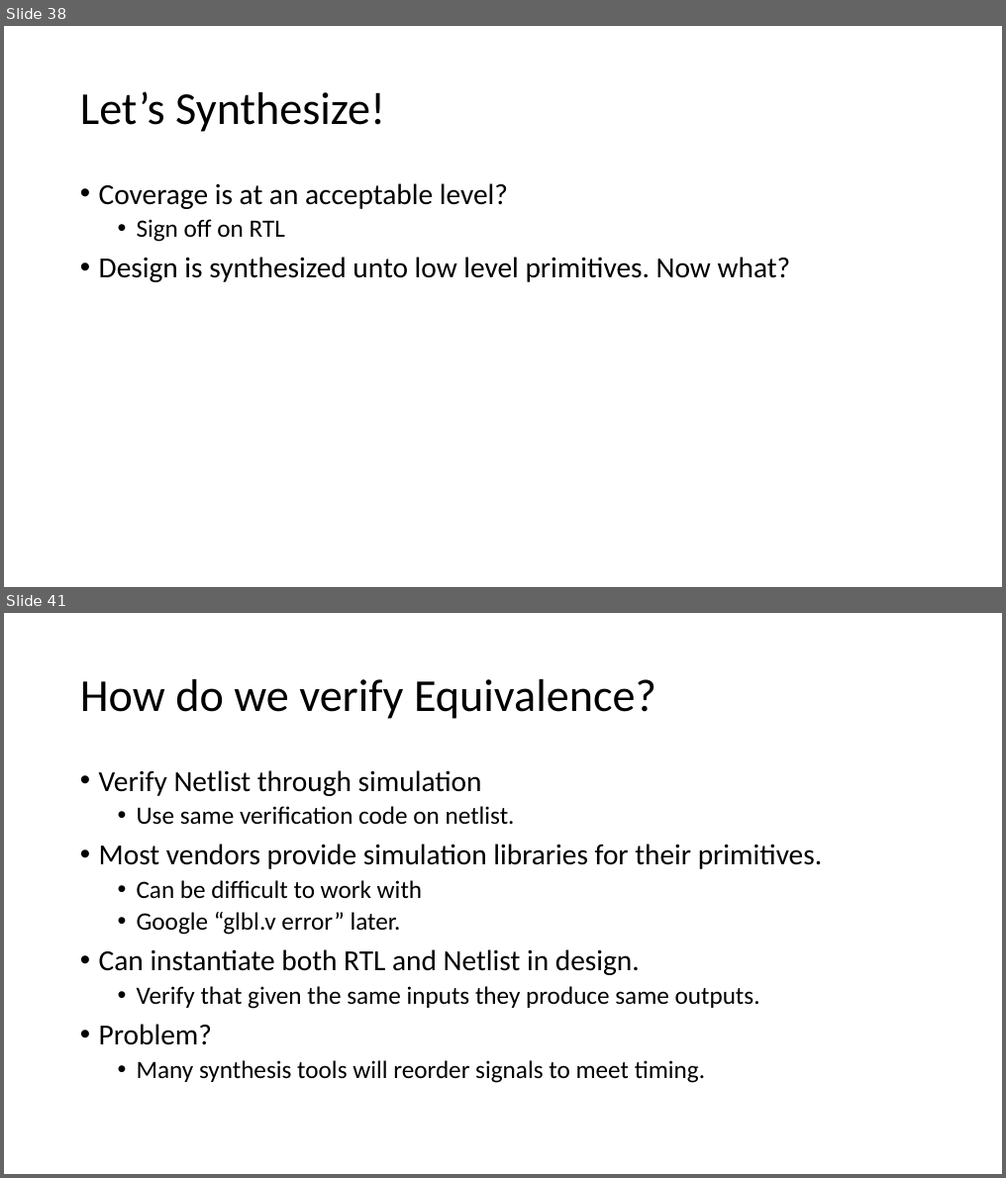
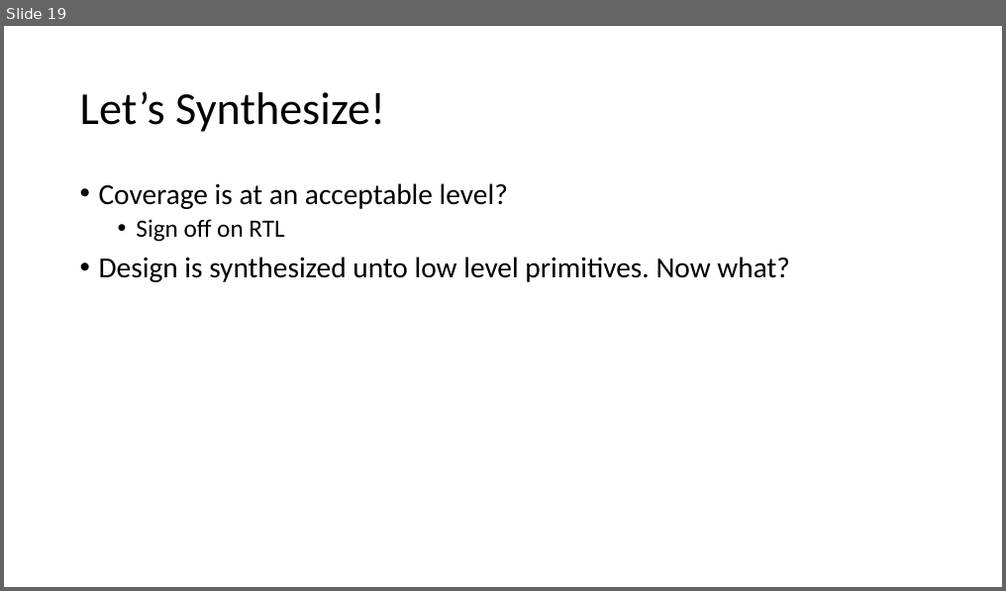
Before and after one commit to isomoye/EEGR471, a slide deck: sections/Segment_7.pptm. Shown one above the other, each under a label of ours: slides 38 and 41 before the commit, slide 19 after it; the slides between them are not shown. The pictures are 1006x1178 and 1006x591 pixels, drawn with LibreOffice and Linux fonts; fonts in the diff are those of the drawing. Boxes give left, top, right and bottom in pixels: in the first picture for what was removed or moved away, otherwise in the second. Text is boxed around its words. In the diff, an @@ line names an element or a change of style, - is before the commit and + after.

```diff
--- a/sections/Segment_7.pptm
+++ b/sections/Segment_7.pptm
@@ slide 41 removed at <box>4,613,1002,1174</box>, background #FFFFFF @@
@@ title removed at <box>80,679,656,719</box> @@
-How do we verify Equivalence?
@@ text removed at <box>99,770,822,1083</box> @@
-• Verify Netlist through simulation
-  • Use same verification code on netlist.
-• Most vendors provide simulation libraries for their primitives.
-  • Can be difficult to work with
-  • Google “glbl.v error” later.
-• Can instantiate both RTL and Netlist in design.
-  • Verify that given the same inputs they produce same outputs.
-• Problem?
-  • Many synthesis tools will reorder signals to meet timing.
@@ what was slide 38 is now slide 19 @@
```
Also in this commit, not shown: 2 slides changed, 1 slide added, 51 other slides removed, 6 other files.
